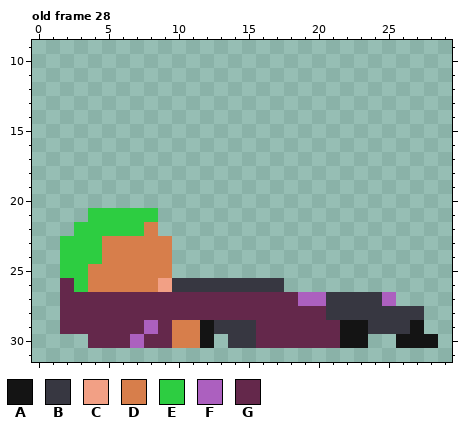
Two states of a pixel-art file, assets/asesprite/citizen1.ase. The picture above was drawn from the file before the commit.
32x32 pixels, 28 frames. Shown: old frame 28: x 0..29, y 9..31. The commit also changed other frames, which this record leaves out.
Palette (. is transparent): A #141414  B #373741  C #f2a085  D #d77e4b  E #2dcd41  F #ac60bf  G #64284b
Pixels before, old frame 28, first column x 2:
21 ..EEEEE....................
22 .EEEEED....................
23 EEEDDDDD...................
24 EEEDDDDD...................
25 EEDDDDDD...................
26 GEDDDDDCBBBBBBBB...........
27 GGGGGGGGGGGGGGGGGFFBBBBF...
28 GGGGGGGGGGGGGGGGGGGBBBBBBB.
29 GGGGGGFGDDABBBGGGGGGAABBBA.
30 ..GGGFGGDDA.BBGGGGGGAA..AAA
The same view after the edit:
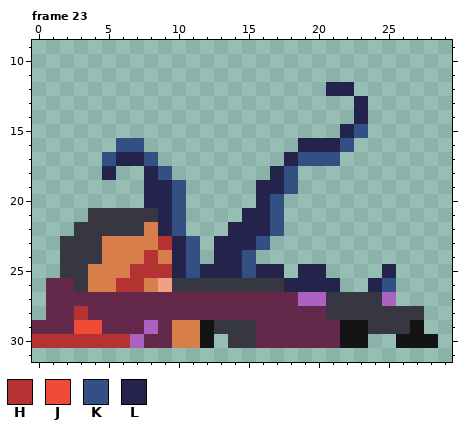
Colours new in this view: H #b43232  J #f04b36  K #325082  L #23234b
A new or re-ordered frame is compared with the old frame closest to it.
Edits made:
frames re-ordered
Frame 23 against old frame 28:
Colour B replaces colour E in row 21 at x 4 to 8; in row 22 at x 3 to 7; in rows 23 to 24 at x 2 to 4; in row 25 at x 2 to 3; in row 26 at x 3.
Colour G is added in rows 26 to 28 at x 1; in row 29 at x 0 to 1.
Colour H is added in row 30 at x 0 to 3.
Colour H replaces colour D in row 23 at x 9; in row 24 at x 8; in row 25 at x 7 to 9; in row 26 at x 6 to 7.
Colour H replaces colour G in row 28 at x 3; in row 30 at x 4 to 6.
Colour J replaces colour G in row 29 at x 3 to 4.
Colour K is added in row 15 at x 23; in row 16 at x 6 to 7 and 22; in row 17 at x 5, 8 and 19 to 21; in row 18 at x 9 and 18; in row 19 at x 10 and 18; in rows 20 to 22 at x 10 and 17.
Colour K is added in row 23 at x 11 and 16; in rows 24 to 25 at x 11 and 15; in row 26 at x 25.
Colour L is added in row 12 at x 21 to 22; in rows 13 to 14 at x 23; in row 15 at x 22; in row 16 at x 19 to 21; in row 17 at x 6 to 7 and 18; in row 18 at x 5, 8 and 17.
Colour L is added in row 19 at x 8 to 9 and 16 to 17; in row 20 at x 8 to 9 and 16; in row 21 at x 9 and 15 to 16; in row 22 at x 9 and 14 to 16; in row 23 at x 10 and 13 to 15; in row 24 at x 10 and 13 to 14.
Colour L is added in row 25 at x 10, 12 to 14, 16 to 17, 19 to 20 and 25; in row 26 at x 18 to 21 and 24.
Pixel boxes of the changes (left, top, right, bottom) in both pictures:
changed: (32, 82, 396, 348)
